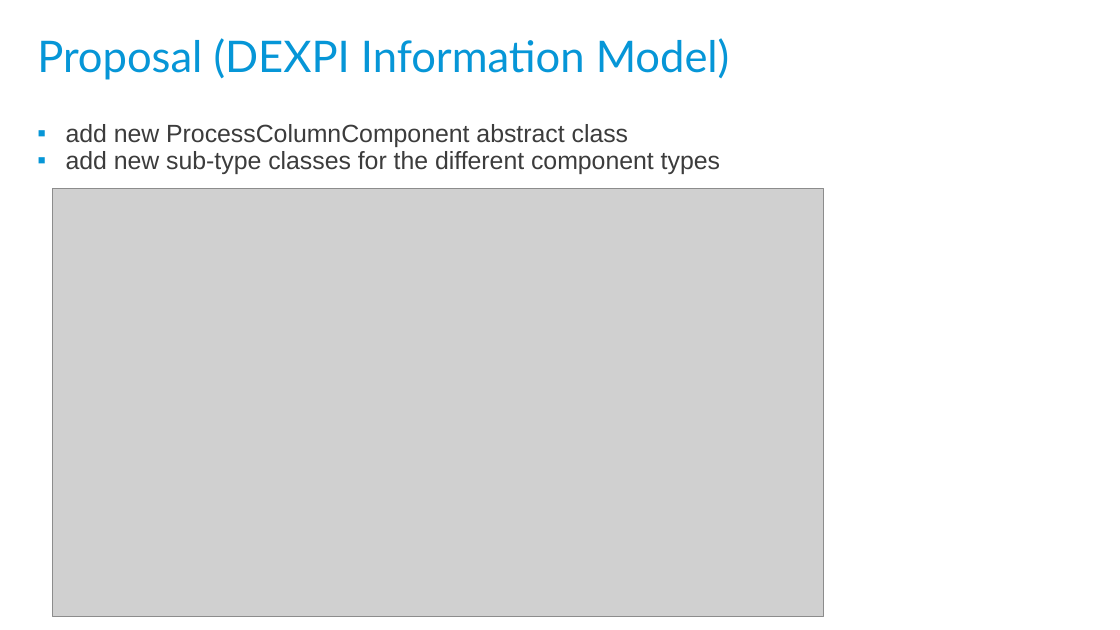
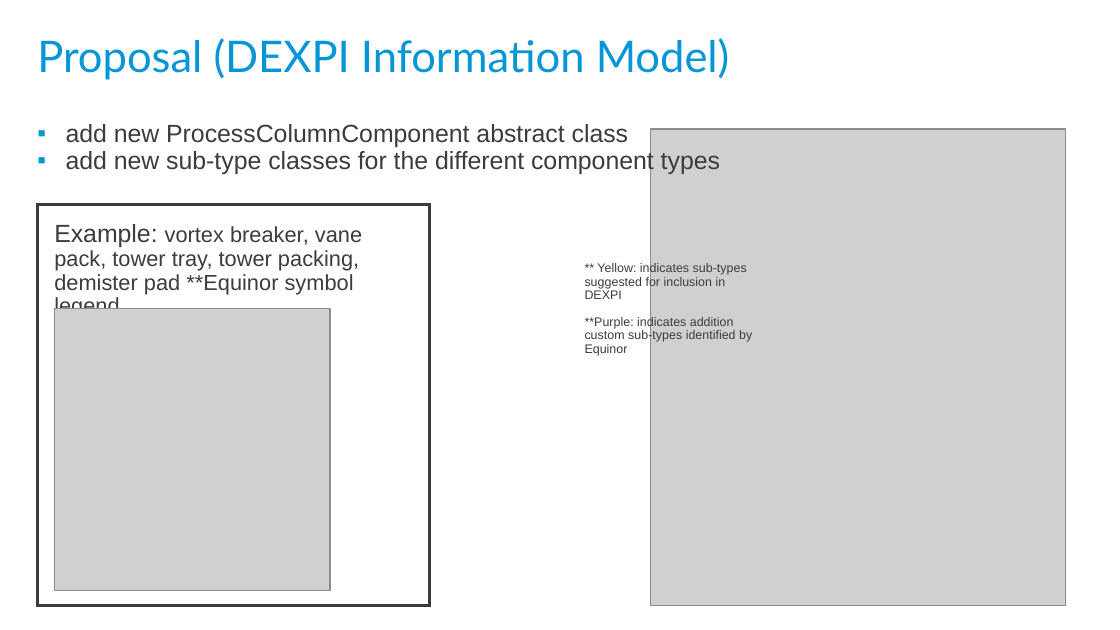
Before and after one commit to ToniaPedersen/DISCDEXPI, a slide deck: slide 3 of ContinuationProject/ContentTeam/ProcessColumnComponents.pptx. Drawn at 1120x630 pixels with LibreOffice and Linux fonts; fonts in the diff are those of the drawing; grey boxes stand for pictures; background and template pictures are left out. Boxes give left, top, right and bottom in pixels: in the first picture for what was removed or moved away, otherwise in the second. Text is boxed around its words. In the diff, an @@ line names an element or a change of style, - is before the commit and + after.

```diff
--- a/ContinuationProject/ContentTeam/ProcessColumnComponents.pptx
+++ b/ContinuationProject/ContentTeam/ProcessColumnComponents.pptx
@@ picture added at [651, 129, 1065, 606] @@
@@ rectangle added at [37, 204, 429, 606], outline #3C3C3C 2 pt @@
@@ picture removed at [53, 188, 824, 617] @@
@@ text added at [54, 224, 362, 318], 14 pt, text #3C3C3C @@
+Example: vortex breaker, vane pack, tower tray, tower packing, demister pad **Equinor symbol legend
@@ text added at [585, 263, 752, 356], 8 pt, text #3C3C3C @@
+** Yellow: indicates sub-types suggested for inclusion in DEXPI
+**Purple: indicates addition custom sub-types identified by Equinor
@@ picture added at [55, 308, 330, 590] @@
```
Also in this commit, not shown: 2 other slides changed, 1 slide added, 4 slides removed, 1 other file.
